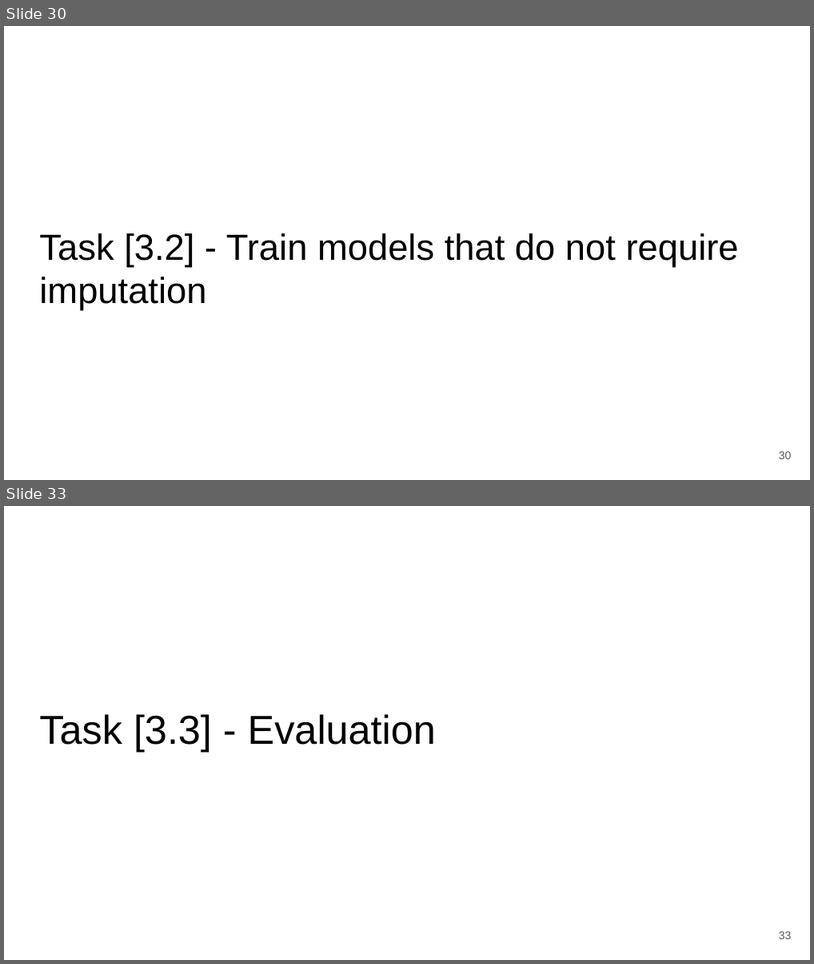
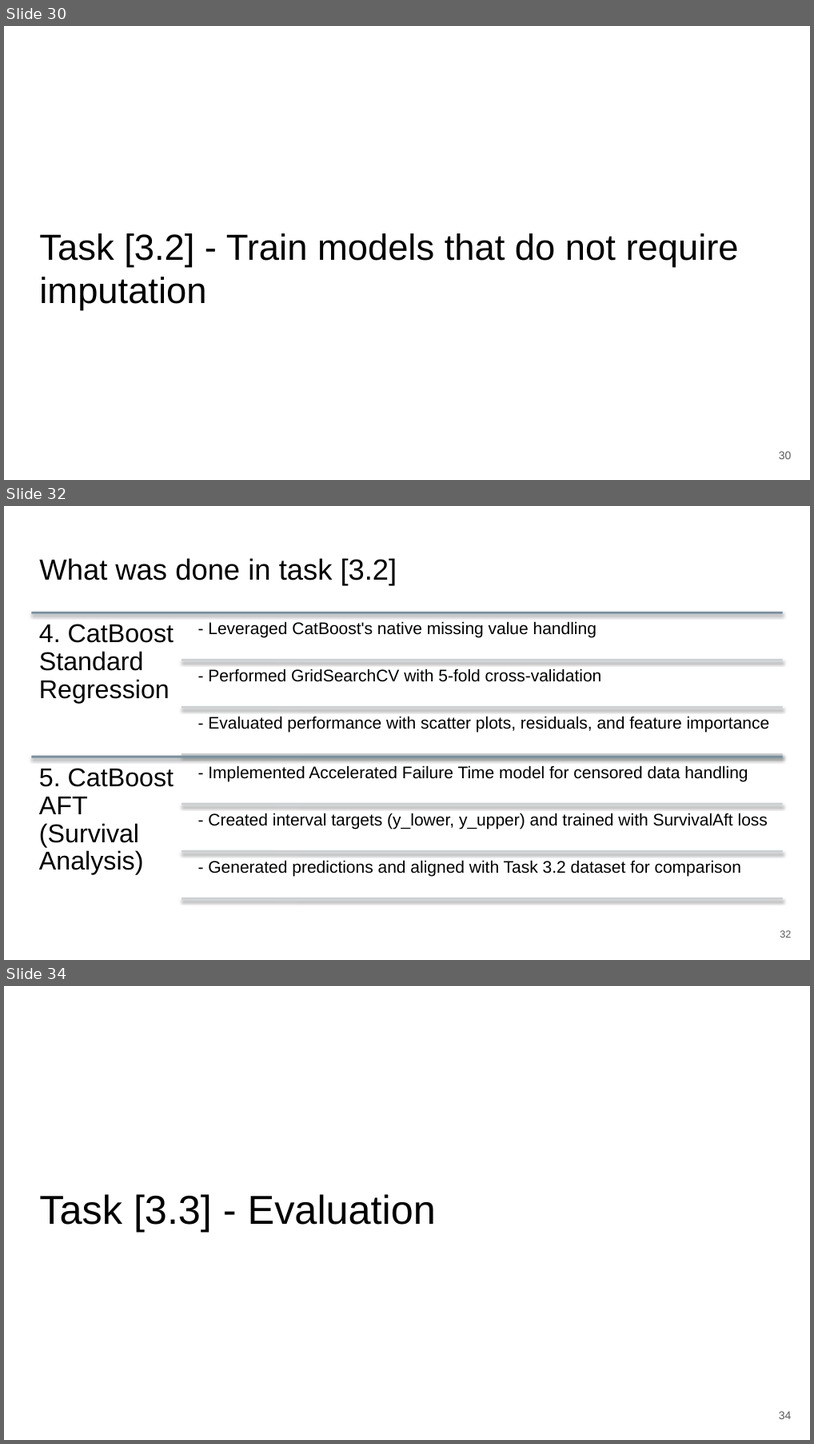
Before and after one commit to zepedrocosta/AA-Projeto2, a slide deck: Slides.pptx. Shown one above the other, each under a label of ours: slides 30 and 33 before the commit, slides 30, 32 and 34 after it; the slides between them are not shown. The pictures are 814x964 and 814x1444 pixels, drawn with LibreOffice and Linux fonts; fonts in the diff are those of the drawing. Boxes give left, top, right and bottom in pixels: in the first picture for what was removed or moved away, otherwise in the second. Text is boxed around its words. In the diff, an @@ line names an element or a change of style, - is before the commit and + after.

```diff
--- a/Slides.pptx
+++ b/Slides.pptx
@@ slide 32 added at box(4, 506, 810, 960), background #FFFFFF @@
@@ title added at box(39, 558, 398, 585), 26 pt, text #000000 @@
+What was done in task [3.2]
@@ group added at box(31, 612, 783, 898): 8 lines, 8 texts @@
+4. CatBoost Standard Regression
+- Leveraged CatBoost's native missing value handling
+- Performed GridSearchCV with 5-fold cross-validation
+- Evaluated performance with scatter plots, residuals, and feature importance
+5. CatBoost AFT (Survival Analysis)
+- Implemented Accelerated Failure Time model for censored data handling
+- Created interval targets (y_lower, y_upper) and trained with SurvivalAft loss
+- Generated predictions and aligned with Task 3.2 dataset for comparison
@@ page number added at box(780, 930, 791, 937), 9 pt, text #595959 @@
+32
@@ what was slide 33 is now slide 34 @@
@@ page number at box(779, 1411, 792, 1419): text changed @@
-33
+34
```
Also in this commit, not shown: 6 slides changed, 11 other slides added, 3 other files.
